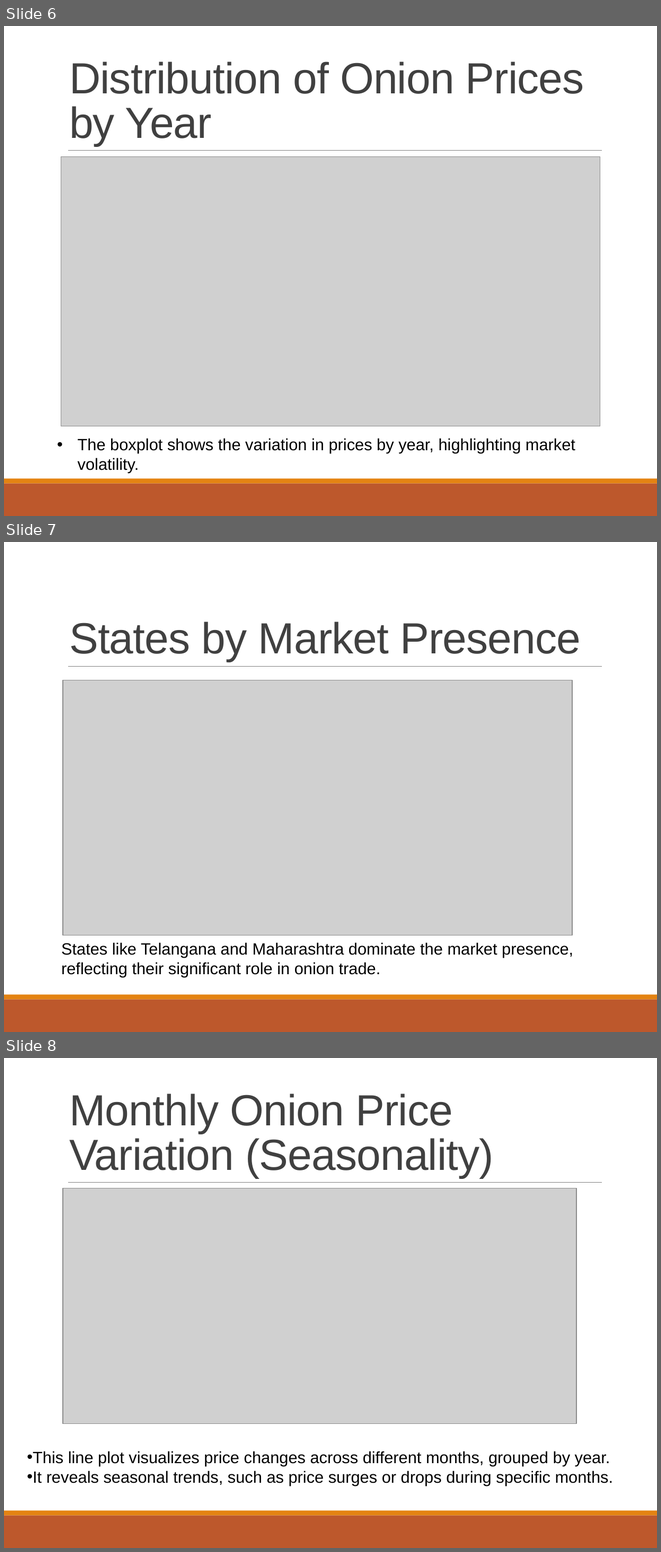
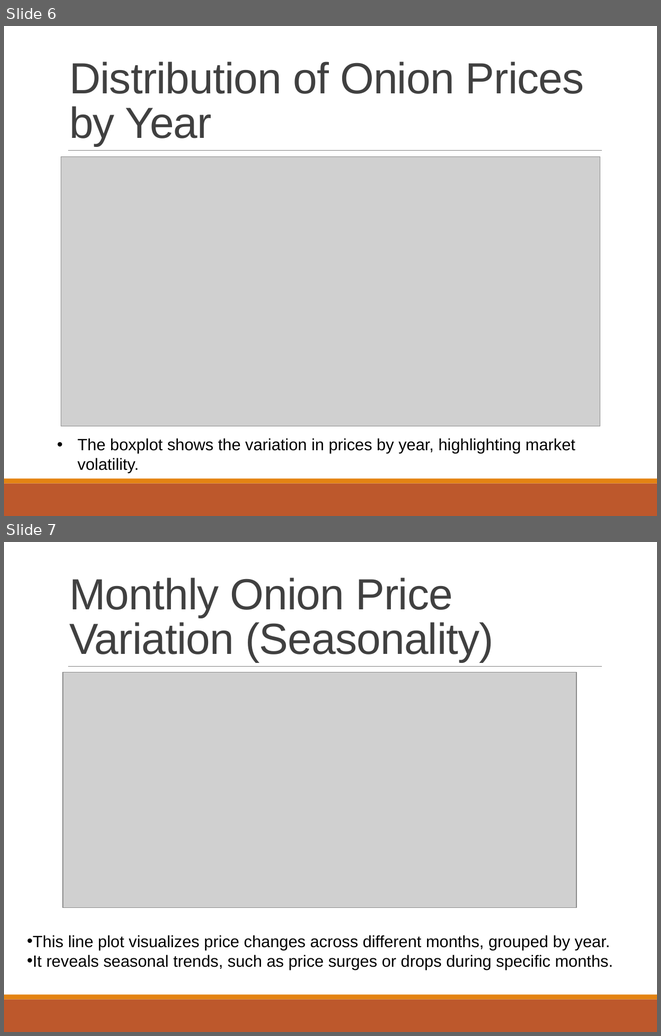
Before and after one commit to BharadwajKollepara/DataAnalyticsProjects, a slide deck: 1.Indian_Government_Dataset_Analysis/Indian_Government_Dataset_Analysis.pptx. Shown one above the other, each under a label of ours: slides 6, 7 and 8 before the commit, slides 6 and 7 after it. The pictures are 661x1552 and 661x1036 pixels, drawn with LibreOffice and Linux fonts; fonts in the diff are those of the drawing; grey boxes stand for pictures. Boxes give left, top, right and bottom in pixels: in the first picture for what was removed or moved away, otherwise in the second. Text is boxed around its words. In the diff, an @@ line names an element or a change of style, - is before the commit and + after.

```diff
--- a/1.Indian_Government_Dataset_Analysis/Indian_Government_Dataset_Analysis.pptx
+++ b/1.Indian_Government_Dataset_Analysis/Indian_Government_Dataset_Analysis.pptx
@@ slide 7 removed at <box>4,542,657,1032</box>, background #FFFFFF; not listed: 3 template elements that a slide beside it also shows @@
@@ title removed at <box>69,622,581,661</box> @@
-States by Market Presence
@@ picture removed at <box>63,680,572,935</box> @@
@@ text removed at <box>61,942,573,977</box> @@
-States like Telangana and Maharashtra dominate the market presence, reflecting their significant role in onion trade.
@@ what was slide 8 is now slide 7 @@
```
Also in this commit, not shown: 2 slides changed, 4 slides added.
